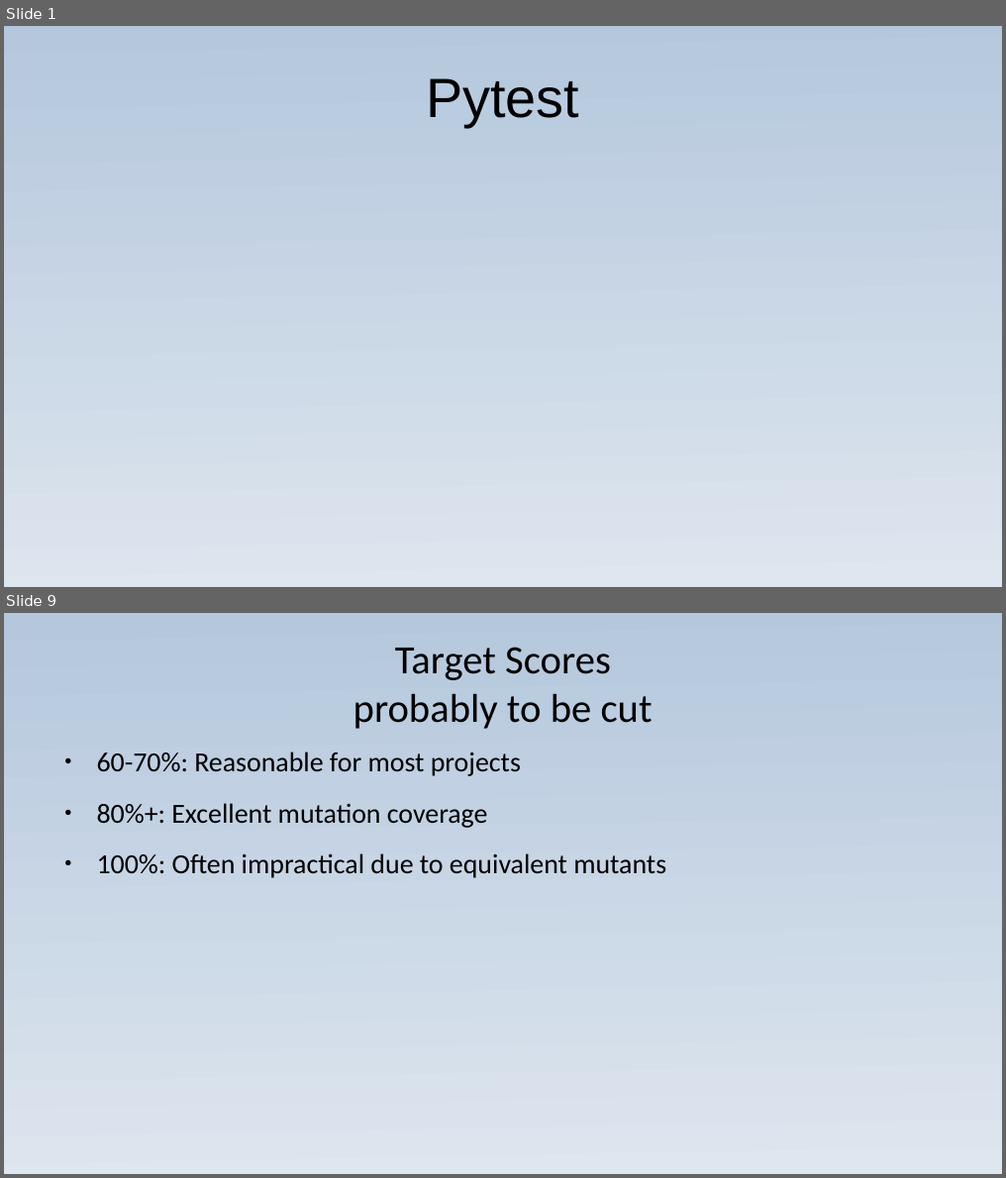
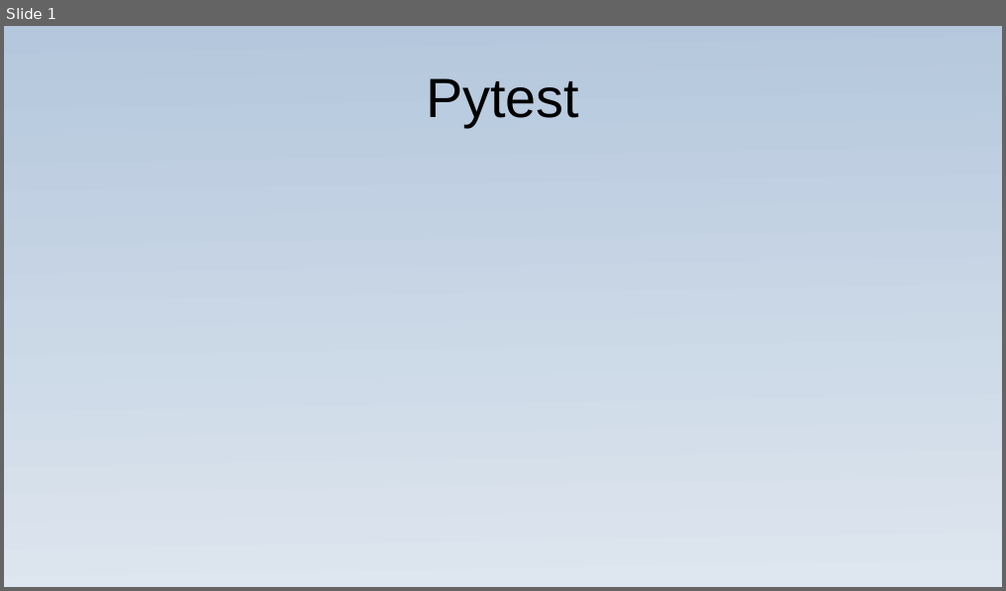
Before and after one commit to JoaoGuilhermedeSa/pitest, a slide deck: Presentation_exibition.ppsx. Shown one above the other, each under a label of ours: slides 1 and 9 before the commit, slide 1 after it; the slides between them are not shown. The pictures are 1006x1178 and 1006x591 pixels, drawn with LibreOffice and Linux fonts; fonts in the diff are those of the drawing; background and template pictures are left out. Boxes give left, top, right and bottom in pixels: in the first picture for what was removed or moved away, otherwise in the second. Text is boxed around its words. In the diff, an @@ line names an element or a change of style, - is before the commit and + after.

```diff
--- a/Presentation_exibition.ppsx
+++ b/Presentation_exibition.ppsx
@@ slide 9 removed at <box>4,613,1002,1174</box>, background gradient #B4C7DC to #DEE6EF @@
@@ title removed at <box>353,647,652,729</box> @@
-Target Scores
-probably to be cut
@@ text removed at <box>97,752,666,878</box> @@
-● 60-70%: Reasonable for most projects
-● 80%+: Excellent mutation coverage
-● 100%: Often impractical due to equivalent mutants
```
Also in this commit, not shown: 1 slide changed, 2 slides added, 3 other slides removed, 1 other file.
